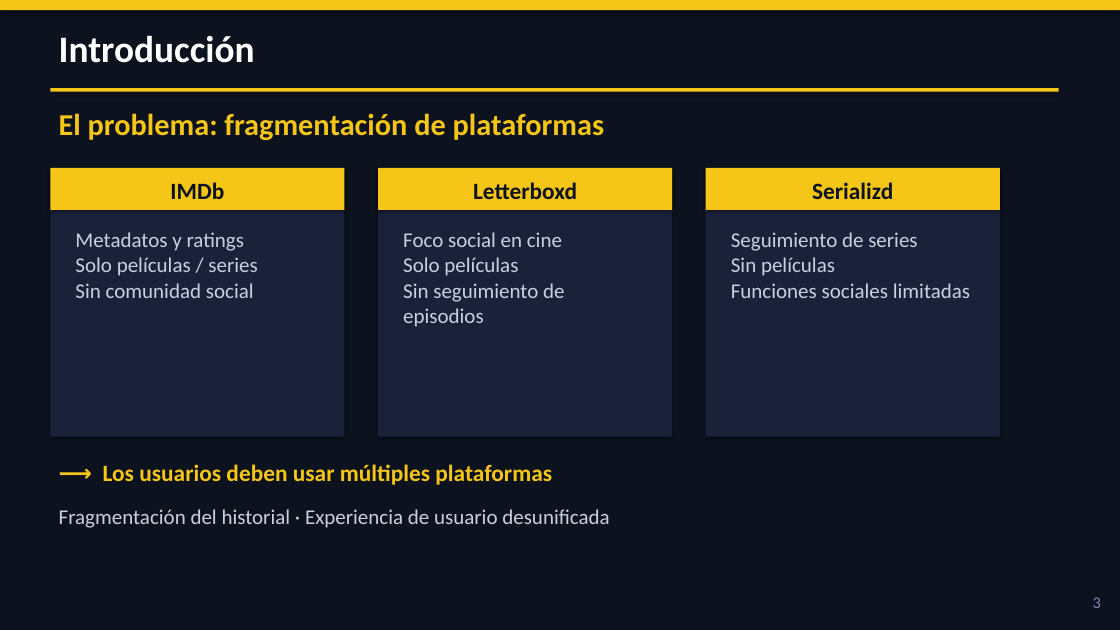
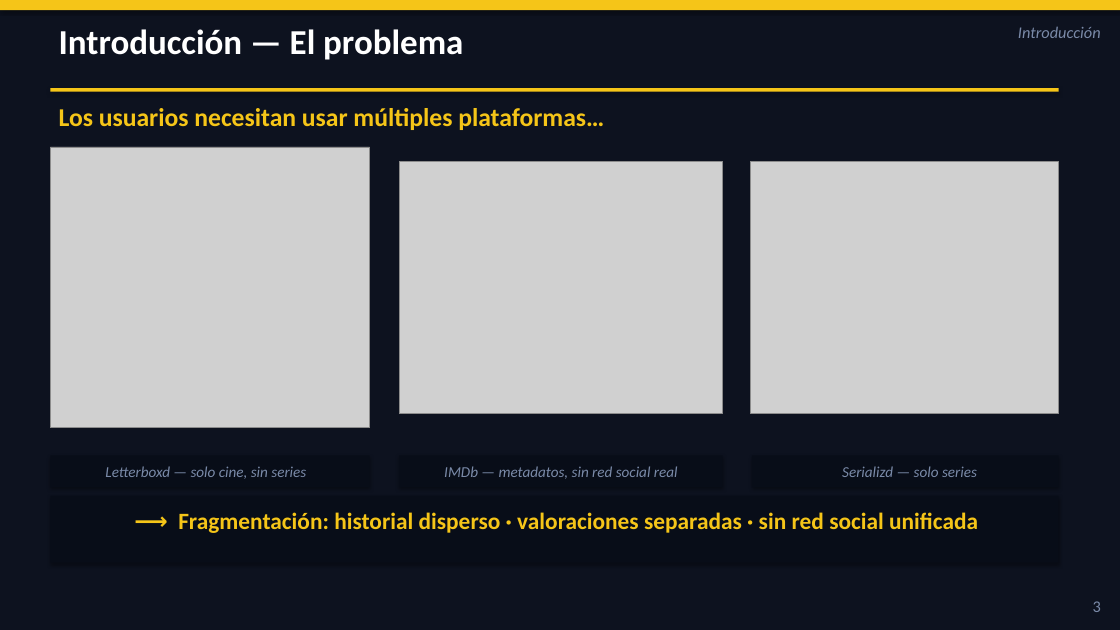
Before and after one commit to GivenCloud/TFG_MovieMate, a slide deck: slide 3 of MovieMate_TFG_Presentacion.pptx. Drawn at 1120x630 pixels with LibreOffice and Linux fonts; fonts in the diff are those of the drawing; grey boxes stand for pictures. Boxes give left, top, right and bottom in pixels: in the first picture for what was removed or moved away, otherwise in the second. Text is boxed around its words. In the diff, an @@ line names an element or a change of style, - is before the commit and + after.

```diff
--- a/MovieMate_TFG_Presentacion.pptx
+++ b/MovieMate_TFG_Presentacion.pptx
@@ text at [59, 29, 463, 60]: text changed; size 26 to 30 pt; text colour #F5C518 to #FFFFFF @@
-El problema: fragmentación de plataformas
+Introducción — El problema
@@ text "Introducción": place and size @@
-text "Introducción" at [59, 35, 255, 63]
+text "Introducción" at [1018, 26, 1101, 38]
@@ text "Introducción" at [1018, 26, 1101, 38]: size 32 to 14 pt, text colour #FFFFFF to #7A8AA8, bold off, italic on; alignment left to right @@
@@ text at [59, 108, 604, 130]: text changed; size 20 to 22 pt @@
-⟶ Los usuarios deben usar múltiples plataformas
+Los usuarios necesitan usar múltiples plataformas…
@@ picture added at [50, 147, 370, 428] @@
@@ rectangle removed at [50, 168, 344, 437] @@
@@ rectangle removed at [50, 168, 344, 210] @@
@@ rectangle removed at [378, 168, 672, 437] @@
@@ rectangle removed at [378, 168, 672, 210] @@
@@ picture added at [399, 161, 723, 414] @@
@@ rectangle removed at [706, 168, 1000, 437] @@
@@ rectangle removed at [706, 168, 1000, 210] @@
@@ picture added at [750, 161, 1059, 414] @@
@@ text removed at [170, 182, 224, 199] @@
-IMDb
@@ text removed at [473, 182, 577, 199] @@
-Letterboxd
@@ text removed at [812, 182, 893, 199] @@
-Serializd
@@ text removed at [75, 232, 257, 298] @@
-Metadatos y ratings
-Solo películas / series
-Sin comunidad social
@@ text removed at [403, 232, 564, 327] @@
-Foco social en cine
-Solo películas
-Sin seguimiento de episodios
@@ text removed at [731, 232, 970, 298] @@
-Seguimiento de series
-Sin películas
-Funciones sociales limitadas
@@ rectangle added at [50, 455, 370, 487], fill #080D18 @@
@@ text added at [105, 466, 306, 479], 13 pt, text #7A8AA8, italic @@
+Letterboxd — solo cine, sin series
@@ rectangle added at [399, 455, 723, 487], fill #080D18 @@
@@ text added at [444, 466, 678, 479], 13 pt, text #7A8AA8, italic @@
+IMDb — metadatos, sin red social real
@@ rectangle added at [752, 455, 1059, 487], fill #080D18 @@
@@ text added at [842, 466, 977, 477], 13 pt, text #7A8AA8, italic @@
+Serializd — solo series
@@ rectangle added at [50, 496, 1059, 563], fill #080D18 @@
@@ text at [178, 512, 978, 533]: text changed; size 18 to 20 pt; text colour #C8D0E0 to #F5C518; bold on @@
-Fragmentación del historial · Experiencia de usuario desunificada
+⟶ Fragmentación: historial disperso · valoraciones separadas · sin red social unificada
@@ text "3": place and size @@
-text "3" at [1093, 597, 1101, 608]
+text "3" at [1093, 601, 1101, 612]
```
Also in this commit, not shown: 16 other slides changed, 2 slides added, 2 slides removed, 2 other files.
